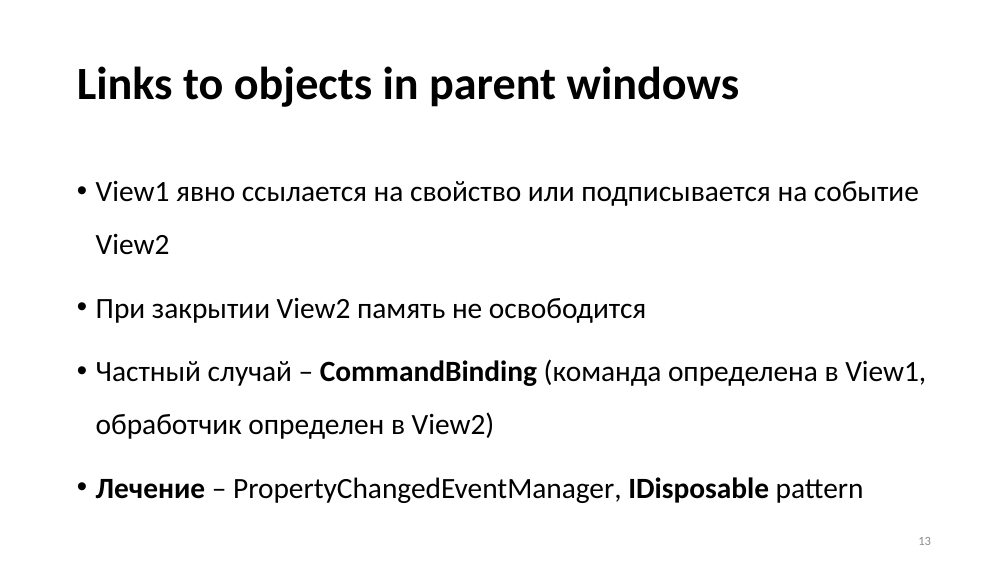
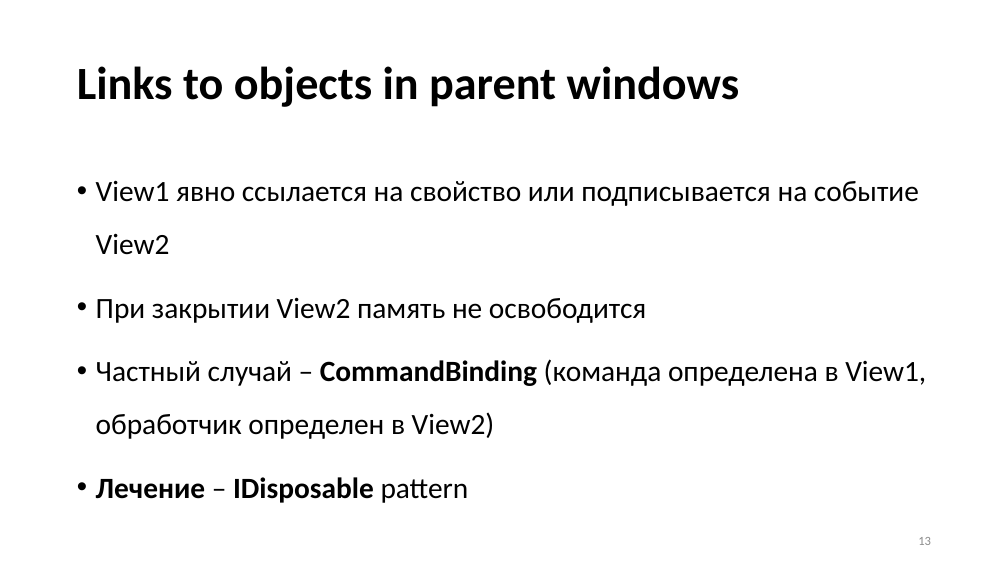
Before and after one commit to Talrandel/MemoryLeak, a slide deck: slide 13 of Утечки памяти.pptx. Drawn at 1008x567 pixels with LibreOffice and Linux fonts; fonts in the diff are those of the drawing. Boxes give left, top, right and bottom in pixels: in the first picture for what was removed or moved away, otherwise in the second. Text is boxed around its words. In the diff, an @@ line names an element or a change of style, - is before the commit and + after.

```diff
--- a/Утечки памяти.pptx
+++ b/Утечки памяти.pptx
@@ text at bbox=[96, 477, 469, 503]: text changed; bold on @@
-• Лечение – PropertyChangedEventManager, IDisposable pattern
+• Лечение – IDisposable pattern
```
Also in this commit, not shown: 12 other slides changed, 2 slides added, 16 other files.
